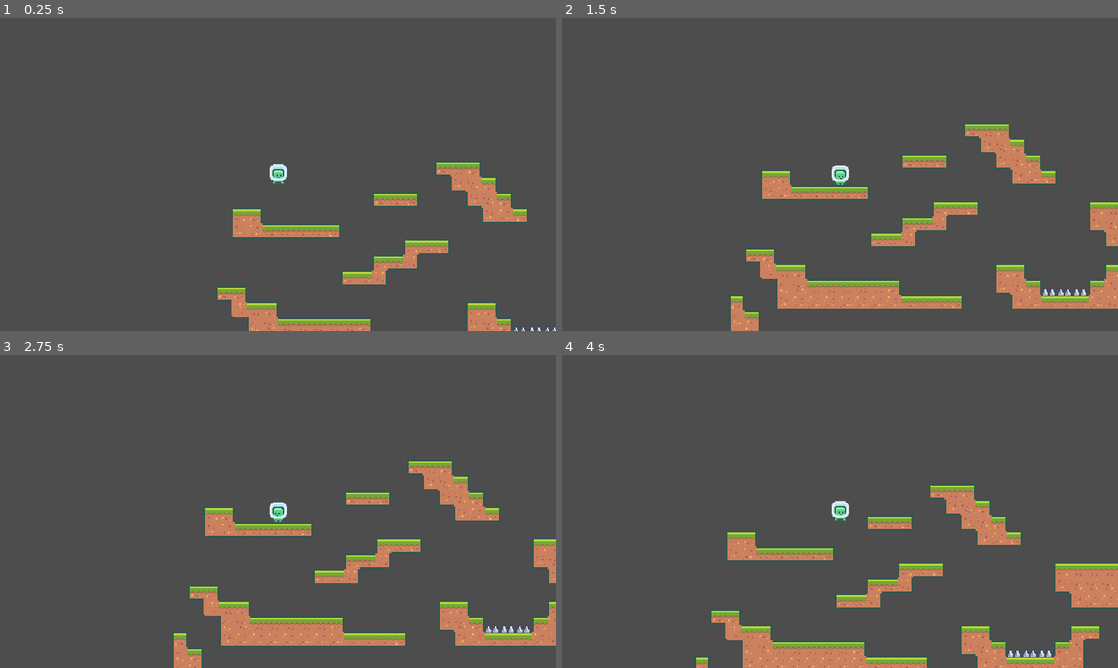
Above: before the commit, frames 1-4 (two rows, left to right).
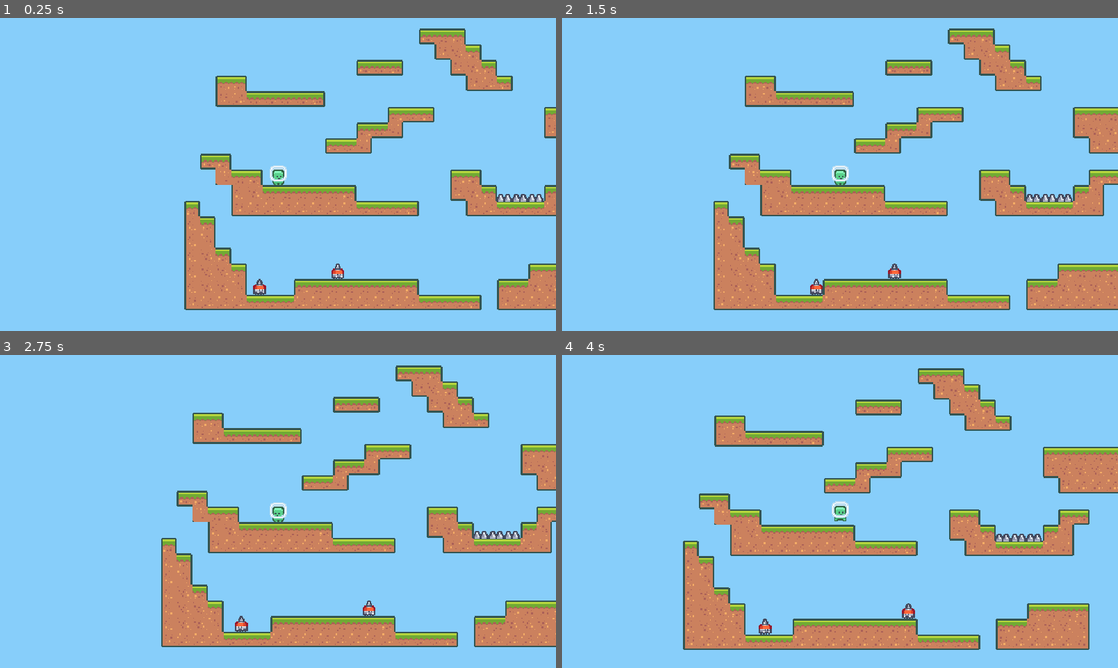
Above: after the commit, the same moments.

Repository: shnarazk/learn-godot
Game: Godot game, scene res://world.tscn
Same seed, same stepped clock (60 frames per second), same inputs: the game is played once before the commit and once after it.
Inputs:
- Up to frame 1 (0.25 s): no input
- Up to frame 2 (1.5 s): tap Enter (ui_accept) at 0.5, 0.77 s; hold Right (ui_right) from 0.53 s (still down)
- Up to frame 3 (2.75 s): tap Enter (ui_accept) at 1.52 s; release Right (ui_right) at 2.03 s; hold Left (ui_left) from 2.03 s (still down)
- Up to frame 4 (4 s): release Left (ui_left) at 2.78 s; hold Right (ui_right) from 2.78 s (still down); tap Enter (ui_accept) at 3.02, 3.77 s

The runs differ from the first frame. In frame 1, 99% of the frame differs, in the area x 0-100%, y 0-100%; in frame 2, 96%; in frame 3, 96%; in frame 4, 99%.

Commit message:
pixel-platformer: part 6 done

Diff:
--- a/pixel-platformer/player.tscn
+++ b/pixel-platformer/player.tscn
@@ -53,6 +53,7 @@
 size = Vector2(14, 18)
 
 [node name="Player" type="CharacterBody2D"]
+collision_layer = 2
 script = ExtResource("1_yogxm")
 
 [node name="AnimatedSprite2D" type="AnimatedSprite2D" parent="."]
--- a/pixel-platformer/project.godot
+++ b/pixel-platformer/project.godot
@@ -24,6 +24,11 @@
 window/stretch/aspect="expand"
 window/stretch/scale=2.0
 
+[layer_names]
+
+2d_physics/layer_1="World"
+2d_physics/layer_2="Characters"
+
 [rendering]
 
 textures/canvas_textures/default_texture_filter=0
--- a/pixel-platformer/spikes.tscn
+++ b/pixel-platformer/spikes.tscn
@@ -4,6 +4,7 @@
 [ext_resource type="Texture2D" uid="uid://6aelox1iknne" path="res://tiles_packed.png" id="1_c4unk"]
 
 [node name="Spikes" type="Area2D"]
+collision_mask = 2
 script = ExtResource("1_4be2j")
 
 [node name="CollisionPolygon2D" type="CollisionPolygon2D" parent="."]
--- a/pixel-platformer/tile_map.tscn
+++ b/pixel-platformer/tile_map.tscn
@@ -665,6 +665,7 @@
 [sub_resource type="TileSet" id="TileSet_xo6po"]
 tile_size = Vector2i(18, 18)
 physics_layer_0/collision_layer = 1
+physics_layer_0/collision_mask = 0
 terrain_set_0/mode = 2
 terrain_set_0/terrain_0/name = "Terrain 0"
 terrain_set_0/terrain_0/color = Color(0.5, 0.34375, 0.25, 1)
--- /dev/null
+++ b/pixel-platformer/walking_enemy.gd
@@ -0,0 +1,19 @@
+extends CharacterBody2D
+
+var direction: Vector2 = Vector2.RIGHT
+@onready
+var ledge_checkL: Node = $LedgeCheckL
+@onready
+var ledge_checkR: Node = $LedgeCheckR
+@onready
+var sprite: Node = $AnimatedSprite2D
+
+func _physics_process(delta: float) -> void:
+	var found_wall: bool = is_on_wall()
+	var found_ledge: bool = not ledge_checkL.is_colliding() or not ledge_checkR.is_colliding()
+	if found_wall or found_ledge:
+		direction *= -1
+	sprite.flip_h = 0 < direction.x
+
+	velocity = direction * 25
+	move_and_slide()
--- /dev/null
+++ b/pixel-platformer/walking_enemy.tscn
@@ -0,0 +1,52 @@
+[gd_scene load_steps=7 format=3 uid="uid://deil4c8ofyhhf"]
+
+[ext_resource type="Script" path="res://walking_enemy.gd" id="1_usx8p"]
+[ext_resource type="Texture2D" uid="uid://qfv1y0httbqy" path="res://characters_packed.png" id="1_v2ty7"]
+
+[sub_resource type="AtlasTexture" id="AtlasTexture_1wj25"]
+atlas = ExtResource("1_v2ty7")
+region = Rect2(144, 24, 24, 24)
+
+[sub_resource type="AtlasTexture" id="AtlasTexture_nc3xo"]
+atlas = ExtResource("1_v2ty7")
+region = Rect2(168, 24, 24, 24)
+
+[sub_resource type="SpriteFrames" id="SpriteFrames_01q4s"]
+animations = [{
+"frames": [{
+"duration": 1.0,
+"texture": SubResource("AtlasTexture_1wj25")
+}, {
+"duration": 1.0,
+"texture": SubResource("AtlasTexture_nc3xo")
+}],
+"loop": true,
+"name": &"Walking",
+"speed": 5.0
+}]
+
+[sub_resource type="RectangleShape2D" id="RectangleShape2D_prxom"]
+size = Vector2(11, 10)
+
+[node name="WalkingEnemy" type="CharacterBody2D"]
+collision_layer = 2
+script = ExtResource("1_usx8p")
+
+[node name="AnimatedSprite2D" type="AnimatedSprite2D" parent="."]
+position = Vector2(0, -12)
+sprite_frames = SubResource("SpriteFrames_01q4s")
+animation = &"Walking"
+
+[node name="CollisionShape2D" type="CollisionShape2D" parent="."]
+position = Vector2(-0.5, -5)
+shape = SubResource("RectangleShape2D_prxom")
+
+[node name="LedgeCheckR" type="RayCast2D" parent="."]
+position = Vector2(5, -1)
+target_position = Vector2(0, 2)
+collide_with_areas = true
+
+[node name="LedgeCheckL" type="RayCast2D" parent="."]
+position = Vector2(-6, -1)
+target_position = Vector2(0, 2)
+collide_with_areas = true
--- /dev/null
+++ b/pixel-platformer/world.gd
@@ -0,0 +1,5 @@
+extends Node2D
+
+# Called when the node enters the scene tree for the first time.
+func _ready():
+	RenderingServer.set_default_clear_color(Color.LIGHT_SKY_BLUE)
--- a/pixel-platformer/world.tscn
+++ b/pixel-platformer/world.tscn
@@ -1,17 +1,20 @@
-[gd_scene load_steps=4 format=3 uid="uid://cc1lnsof2ftoo"]
+[gd_scene load_steps=6 format=3 uid="uid://cc1lnsof2ftoo"]
 
+[ext_resource type="Script" path="res://world.gd" id="1_8amaj"]
 [ext_resource type="PackedScene" uid="uid://ge88g24bmndf" path="res://tile_map.tscn" id="1_u1ajw"]
 [ext_resource type="PackedScene" uid="uid://digd7p4lmoinv" path="res://player.tscn" id="2_0cg2d"]
 [ext_resource type="PackedScene" uid="uid://c8pank8f5abcl" path="res://spikes.tscn" id="3_cxdt3"]
+[ext_resource type="PackedScene" uid="uid://deil4c8ofyhhf" path="res://walking_enemy.tscn" id="5_3xv3i"]
 
 [node name="World" type="Node2D"]
+script = ExtResource("1_8amaj")
 
 [node name="TileMap" parent="." instance=ExtResource("1_u1ajw")]
 layer_0/tile_data = PackedInt32Array(393219, 131072, 7, 393220, 131072, 0, 393221, 131072, 0, 393222, 131072, 0, 393223 …(3816 unchanged characters)…
 
 [node name="Player" parent="." instance=ExtResource("2_0cg2d")]
 z_index = 1
-position = Vector2(90, 19)
+position = Vector2(108, 189)
 
 [node name="Spikes" parent="." instance=ExtResource("3_cxdt3")]
 position = Vector2(360, 234)
@@ -21,3 +24,9 @@
 
 [node name="Spikes3" parent="." instance=ExtResource("3_cxdt3")]
 position = Vector2(396, 234)
+
+[node name="WalkingEnemy" parent="." instance=ExtResource("5_3xv3i")]
+position = Vector2(81, 342)
+
+[node name="WalkingEnemy2" parent="." instance=ExtResource("5_3xv3i")]
+position = Vector2(171, 324)
